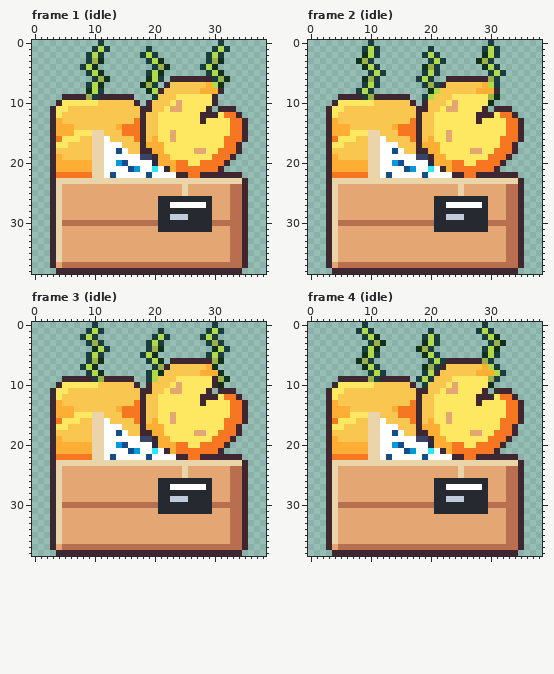
One commit to this pixel-art file: art/hood-markets/cheese-crates@81.aseprite. That is the earlier state.
39x39 pixels, 4 frames. Shown: frame 1 (idle), frame 2 (idle), frame 3 (idle), frame 4 (idle).
New version:
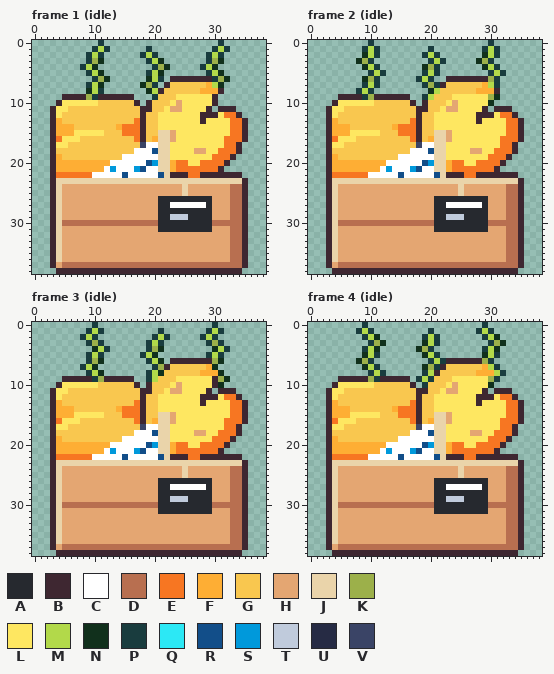
Palette (. is transparent): A #26292f  B #3e2731  C #ffffff  D #b86f50  E #f77622  F #feae34  G #f9c74f  H #e4a672  J #ead4aa  K #9cb04a  L #fee761  M #b2d94a  N #11301c  P #193c3e  Q #2ce8f5  R #124e89  S #0099db  T #c0cbdc  U #262b44  V #3a4466
The edit:
--- frame 1 (idle)
@@ x 8..25 @@
 14 GGGGGGFEEEBGGLLLLL
-15 LLJJGGGEEEBGGLLHLL
-16 GGJJCGGGGEBGFLLHLL
-17 GGJJCCCGGGBFFFLLLL
-18 GGJJCCRCGGBBFFLLLL
-19 GGJJCCCCCCVVBFFLLL
-20 FFJJCCSRCCCCUFFFEE
-21 FFJJCCCCRSCCQCBFEE
-22 EEJJCRCCCCCRCCCCBB
+15 LLLLGGGEEEBGGJJHLL
+16 GGGGGGGGGEBGFJJHLL
+17 GGGGGGGGGGVCCJJLLL
+18 GGGGGGGGGCCCRJJLLL
+19 GGGGGGGCCCCCCJJLLL
+20 FFFFFCCCCCCRSJJFEE
+21 FFFFCSCCCSRCCJJFEE
+22 EECCCCCRCCCCCRJBBB
 23 JJJJJJJJJJJJJJJJJJ
--- frame 2 (idle): the same change as frame 1 (idle)
--- frame 3 (idle): the same change as frame 1 (idle)
--- frame 4 (idle): the same change as frame 1 (idle)
Pixel boxes of the changes (left, top, right, bottom) in both pictures:
changed: (92, 130, 176, 178)
changed: (368, 130, 452, 178)
changed: (92, 412, 176, 460)
changed: (368, 412, 452, 460)
